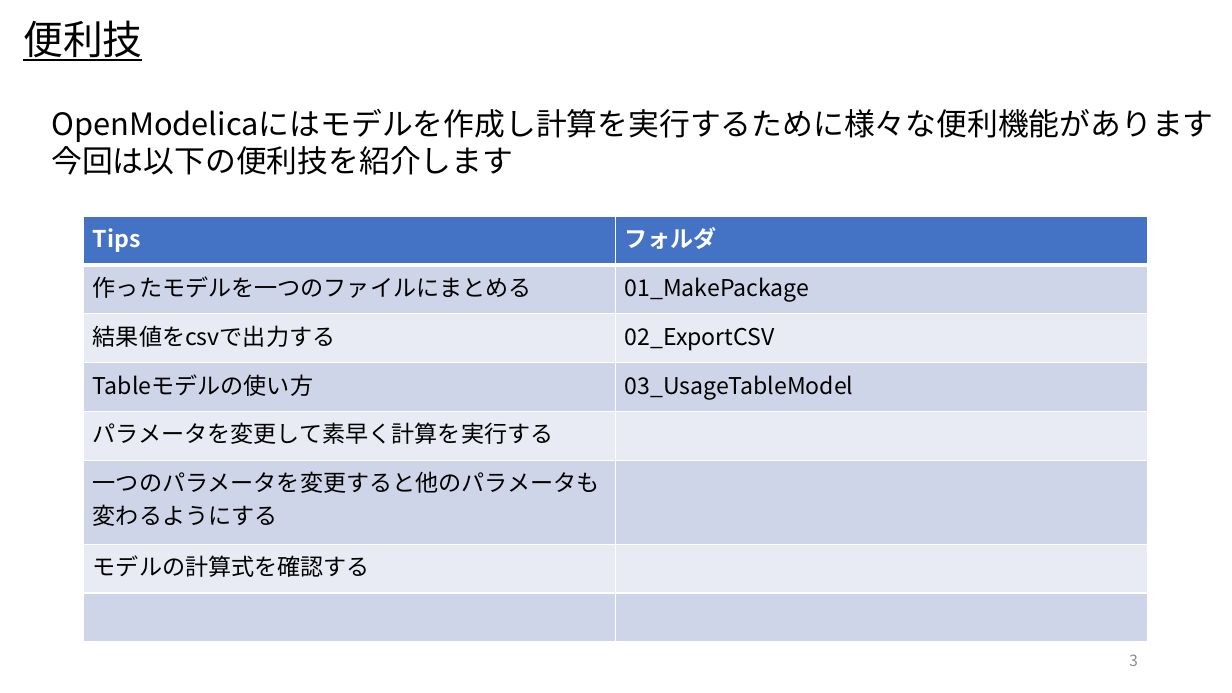
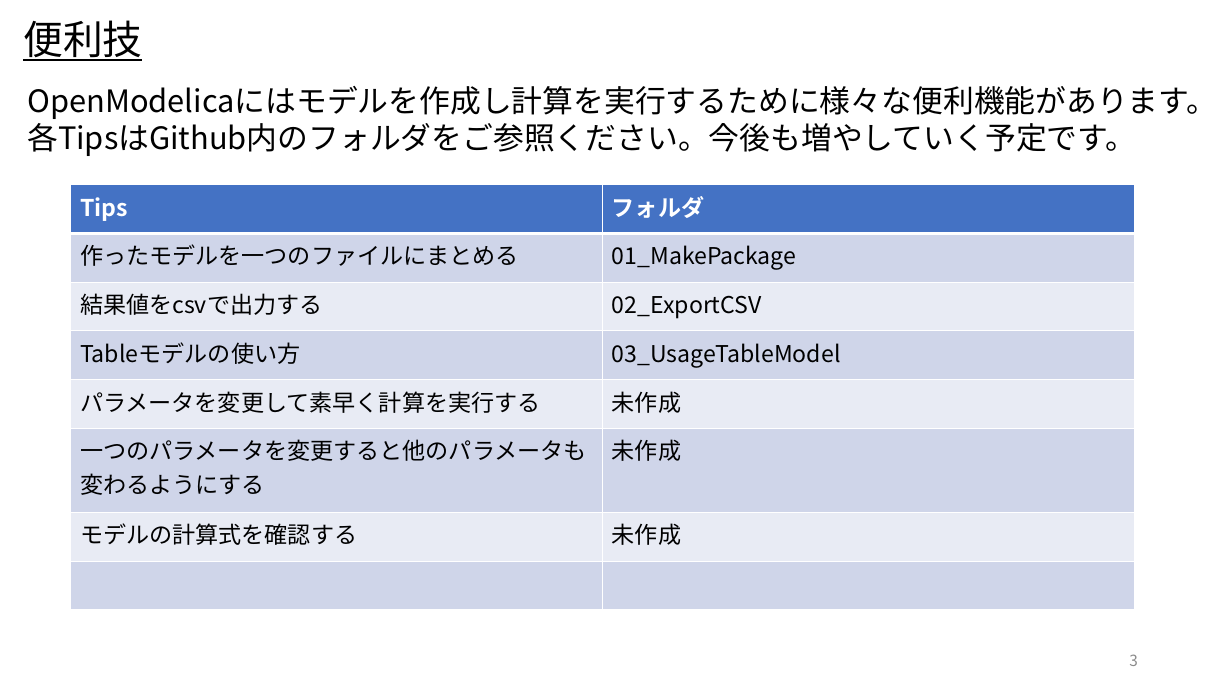
Before and after one commit to UedaShigenori/OpenModelica_Tutorials_Ja, a slide deck: slide 3 of 6_Tips/OpenModelica_Tutorials_6_Contents.pptx. Drawn at 1232x693 pixels with LibreOffice and Linux fonts; fonts in the diff are those of the drawing. Boxes give left, top, right and bottom in pixels: in the first picture for what was removed or moved away, otherwise in the second. Text is boxed around its words. In the diff, an @@ line names an element or a change of style, - is before the commit and + after.

```diff
--- a/6_Tips/OpenModelica_Tutorials_6_Contents.pptx
+++ b/6_Tips/OpenModelica_Tutorials_6_Contents.pptx
@@ text at (27,86,1217,156): text changed @@
-OpenModelicaにはモデルを作成し計算を実行するために様々な便利機能があります
-今回は以下の便利技を紹介します
+OpenModelicaにはモデルを作成し計算を実行するために様々な便利機能があります。
+各TipsはGithub内のフォルダをご参照ください。今後も増やしていく予定です。
@@ table at (71,185,1136,610) @@
-row 5, column 2: 
+row 5, column 2: 未作成
-row 6, column 2: 
+row 6, column 2: 未作成
-row 7, column 2: 
+row 7, column 2: 未作成
@@ table: place and size @@
-table at (83,216,1148,641)
+table at (71,185,1136,610)
```
Also in this commit, not shown: 1 other slide changed, 18 other files.
